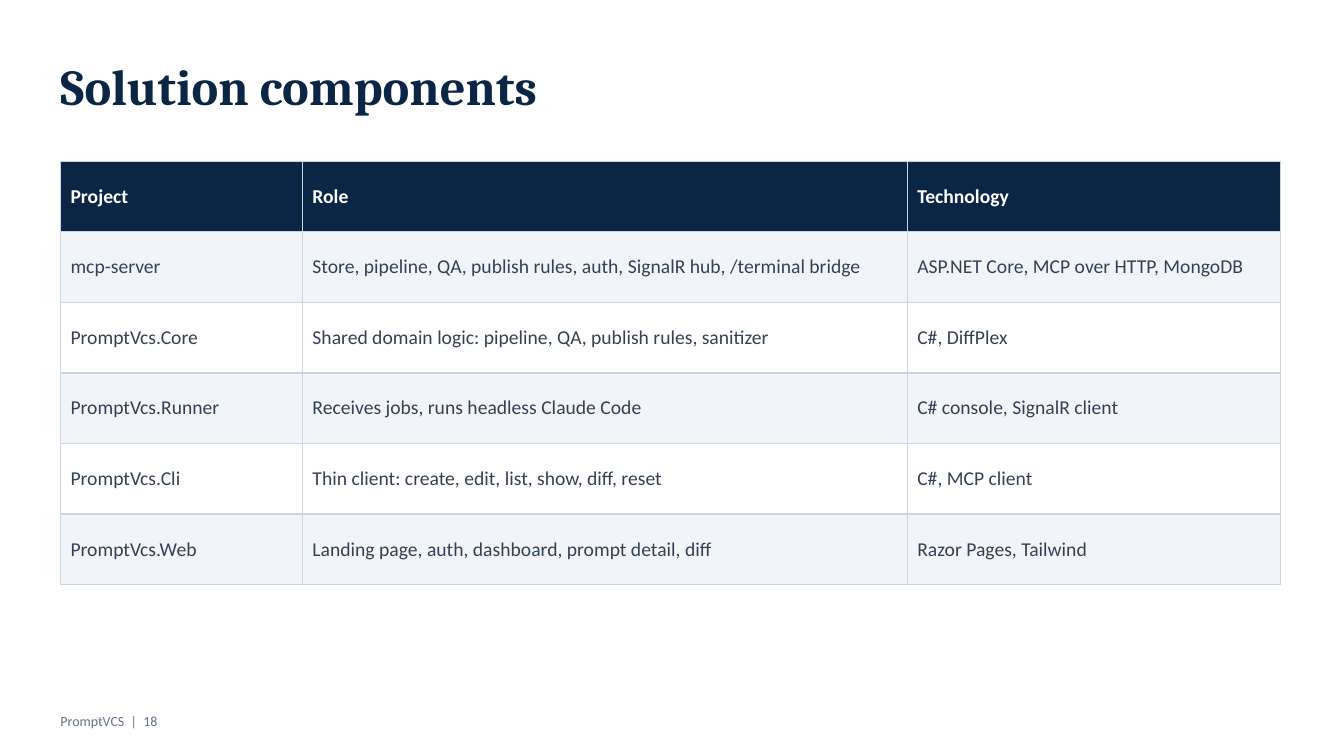
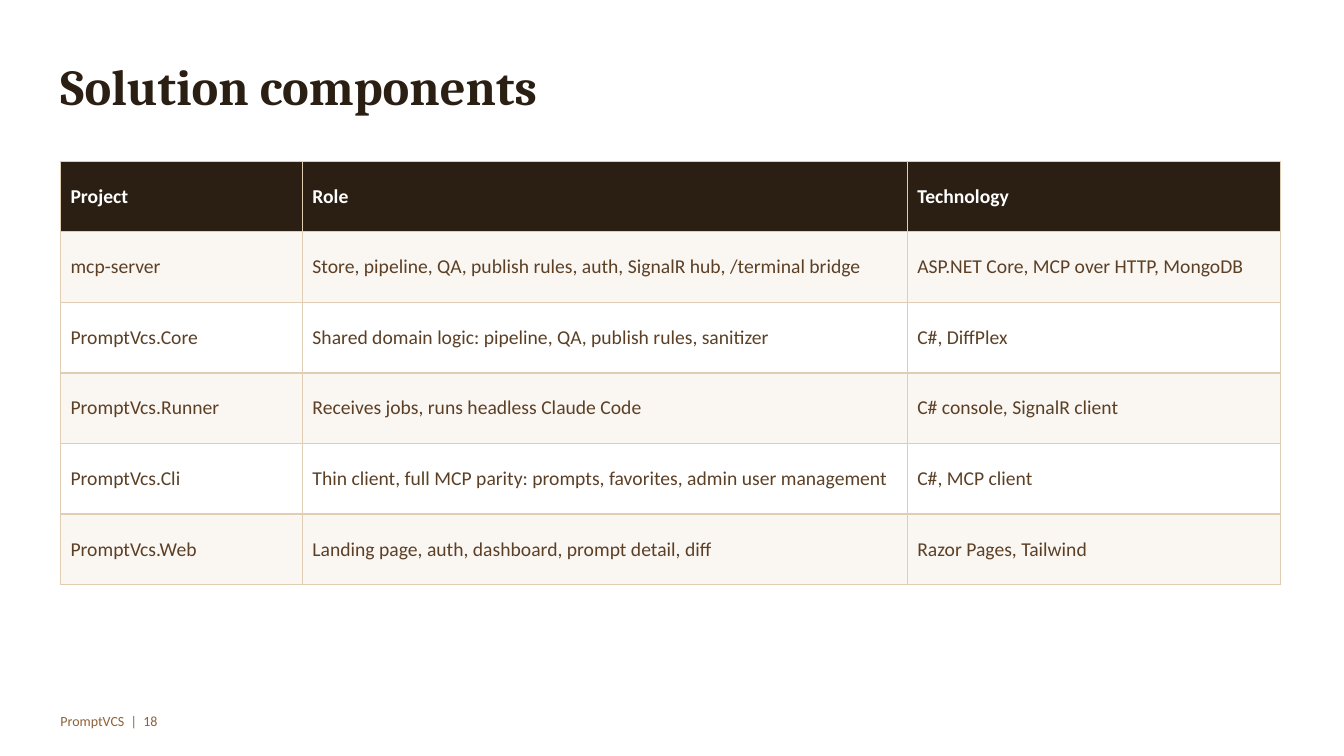
Before and after one commit to SahilHanda300/prompt-vcs, a slide deck: slide 18 of docs/PromptVCS-Presentation.pptx. Drawn at 1344x756 pixels with LibreOffice and Linux fonts; fonts in the diff are those of the drawing. Boxes give left, top, right and bottom in pixels: in the first picture for what was removed or moved away, otherwise in the second. Text is boxed around its words. In the diff, an @@ line names an element or a change of style, - is before the commit and + after.

Commit message:
Add CLI parity for favorites/rename/admin user management; fold PPT what's new slides into the existing narrative

```diff
--- a/docs/PromptVCS-Presentation.pptx
+++ b/docs/PromptVCS-Presentation.pptx
@@ text "Solution components" at <box>60,70,537,116</box>: text colour #0B2545 to #2B1F14 @@
@@ table at <box>60,161,1280,585</box> @@
-row 5, column 2: Thin client: create, edit, list, show, diff, reset
+row 5, column 2: Thin client, full MCP parity: prompts, favorites, admin user management
@@ fill #0B2545 to #2B1F14 in row 1 @@
@@ fill #F1F5F9 to #FAF6F2 in 9 cells @@
@@ text colour #334155 to #5C4026 in "mcp-server", "Store, pipeline, QA, publish rules, auth, SignalR ...", "ASP.NET Core, MCP over HTTP, MongoDB", "PromptVcs.Core" and 10 more places @@
@@ borders changed @@
@@ text "PromptVCS | 18" at <box>60,716,157,729</box>: text colour #64748B to #8F6239 @@
```
Also in this commit, not shown: 21 other slides changed, 1 slide added, 3 other files.
